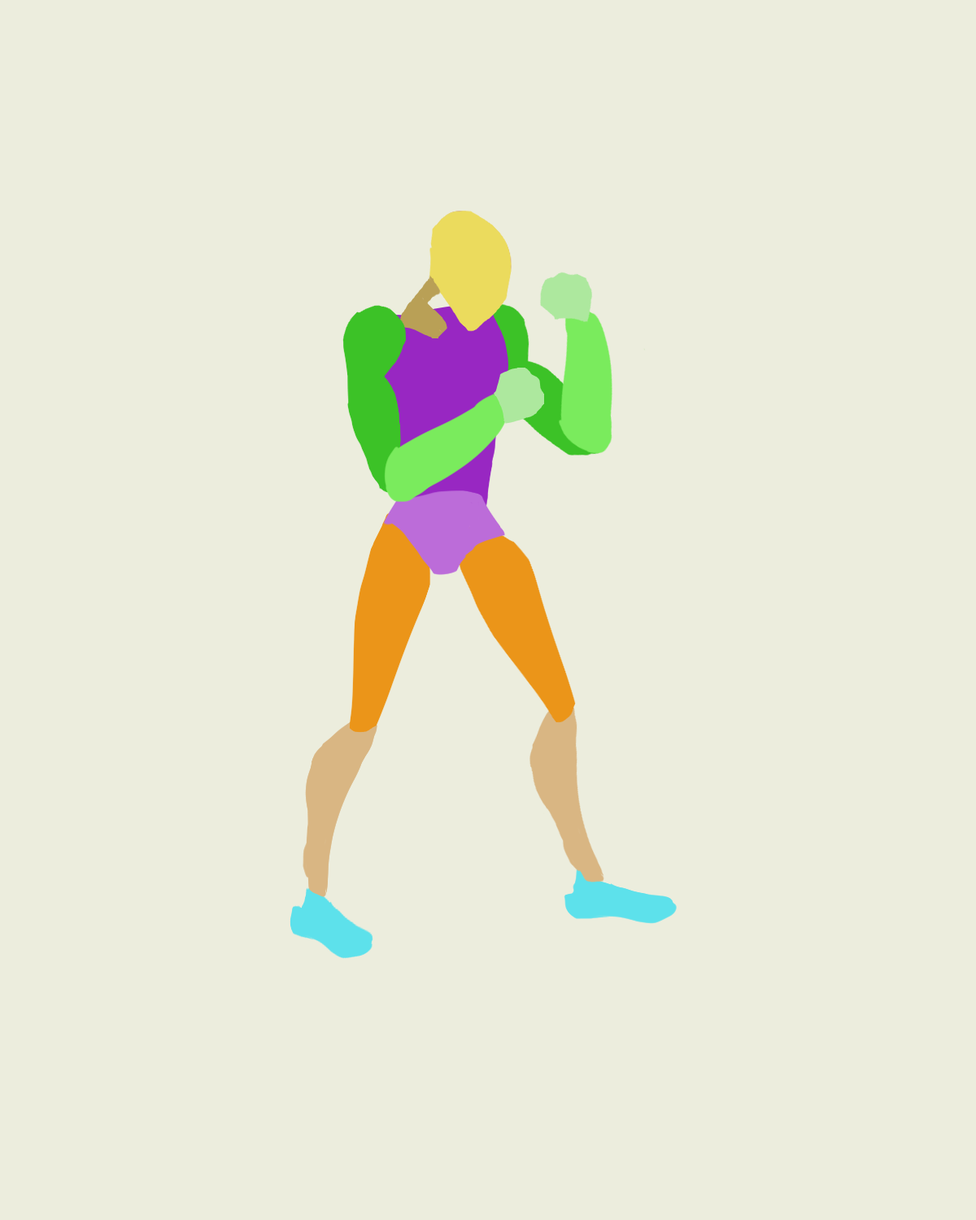
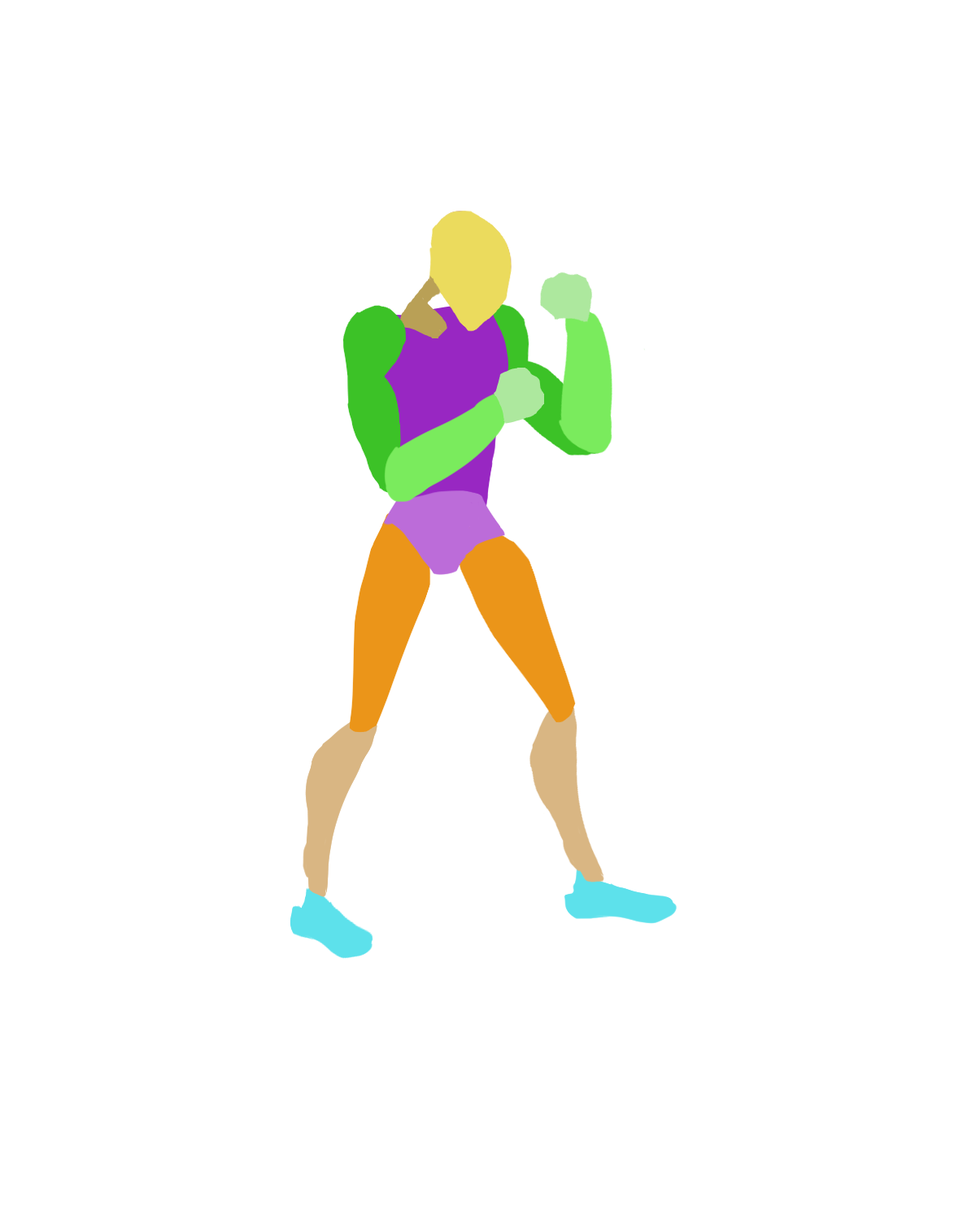
Before/after of a 976 x 1220 layered artwork. What changed in the layer stack:
removed layer "Background" over [0, 0, 976, 1220]
